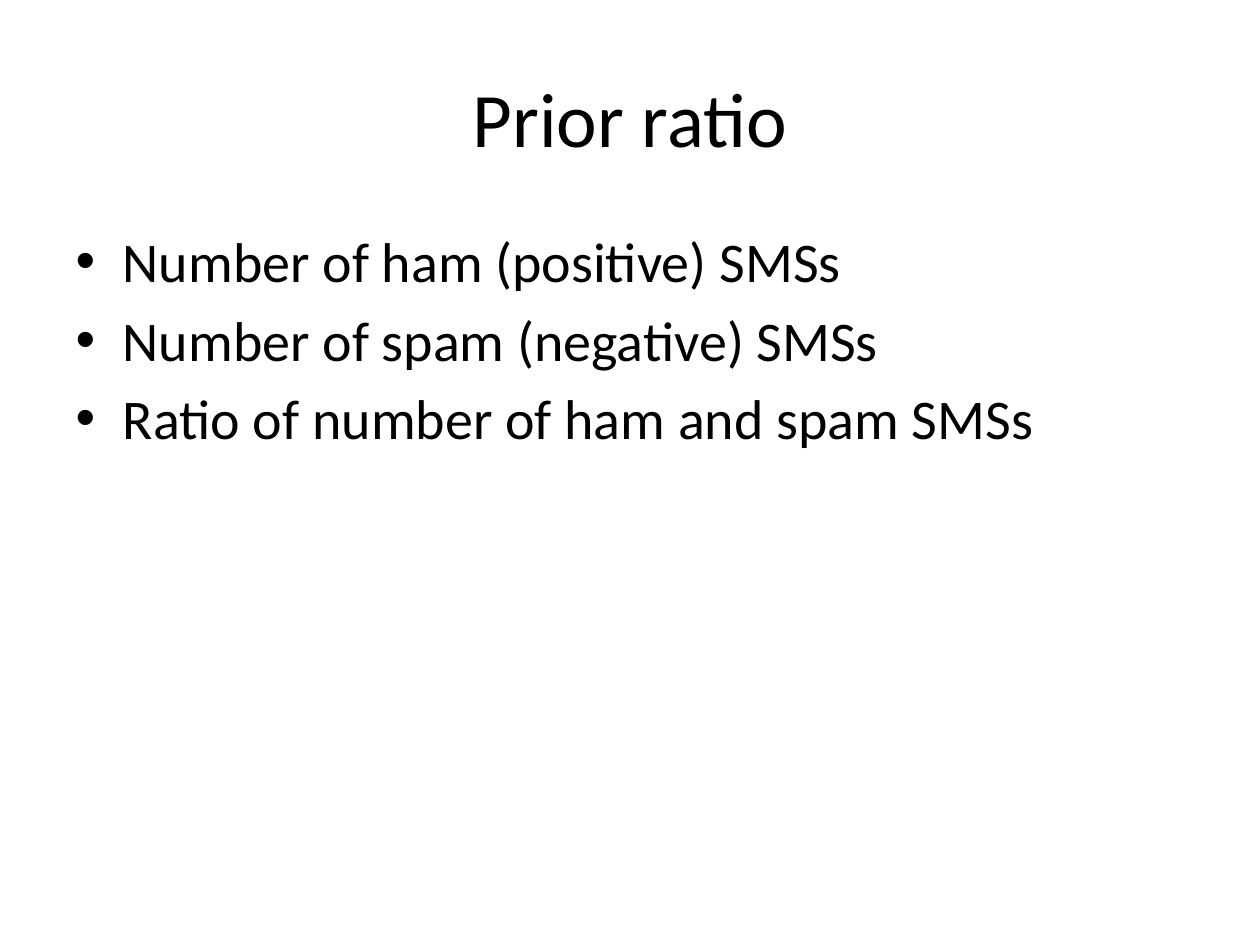
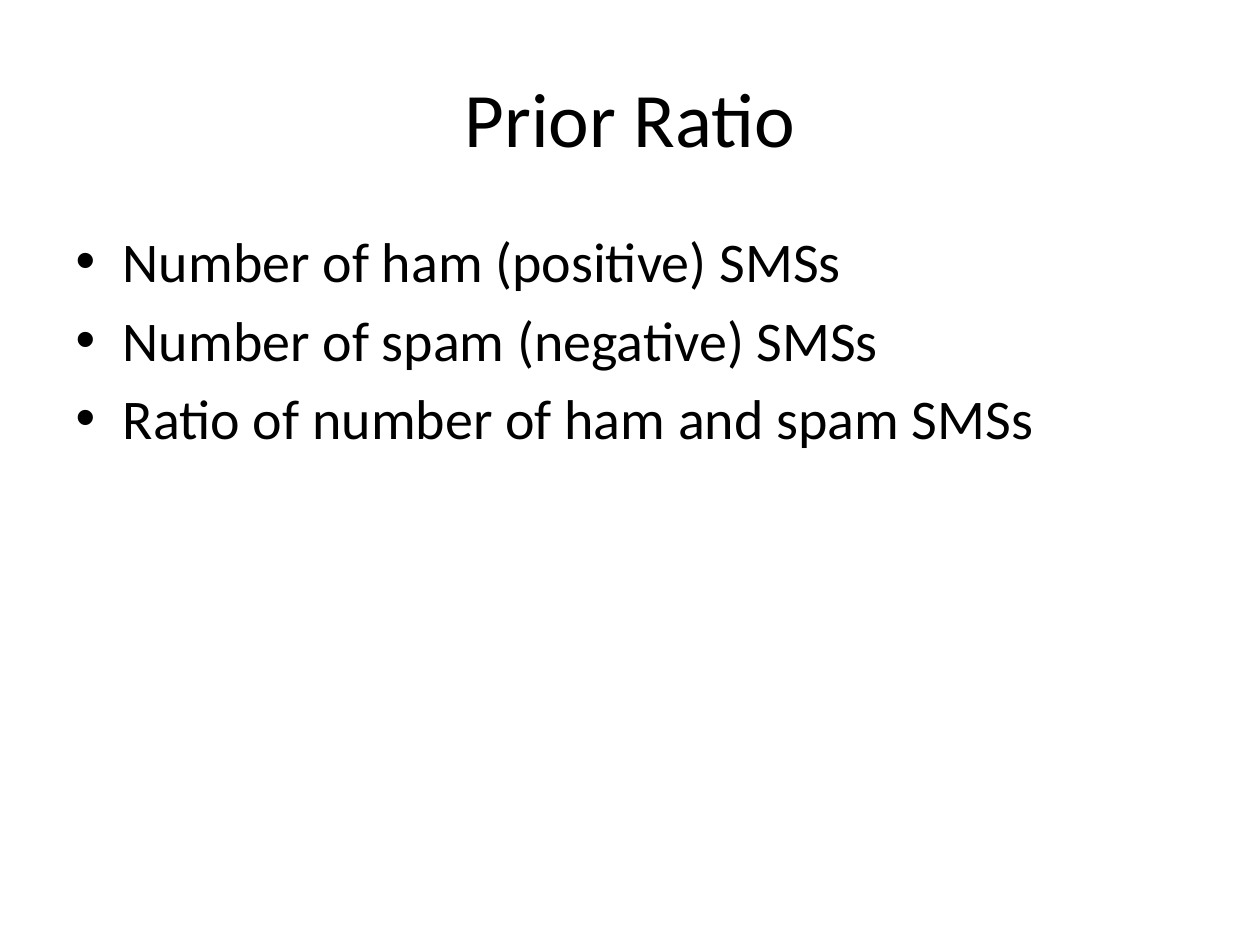
Before and after one commit to look4pritam/ArtificialIntelligence, a slide deck: slide 20 of MachineLearning/NaiveBayes/NaiveBayes.pptx. Drawn at 1260x945 pixels with LibreOffice and Linux fonts; fonts in the diff are those of the drawing. Boxes give left, top, right and bottom in pixels: in the first picture for what was removed or moved away, otherwise in the second. Text is boxed around its words. In the diff, an @@ line names an element or a change of style, - is before the commit and + after.

```diff
--- a/MachineLearning/NaiveBayes/NaiveBayes.pptx
+++ b/MachineLearning/NaiveBayes/NaiveBayes.pptx
@@ title at (465, 93, 794, 148): text changed @@
-Prior ratio
+Prior Ratio
```
Also in this commit, not shown: 2 other slides changed, 1 slide added.
